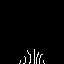
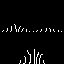
Layers edited between the first and the second 64px x 64px image:
painted on "T_Grass_Plane_3.png" over (2, 24, 62, 32)
